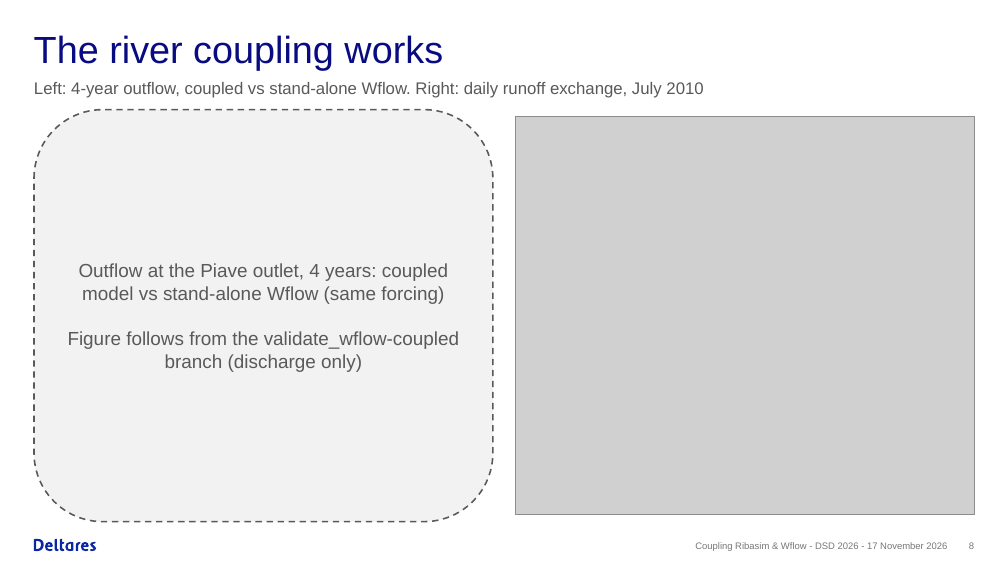
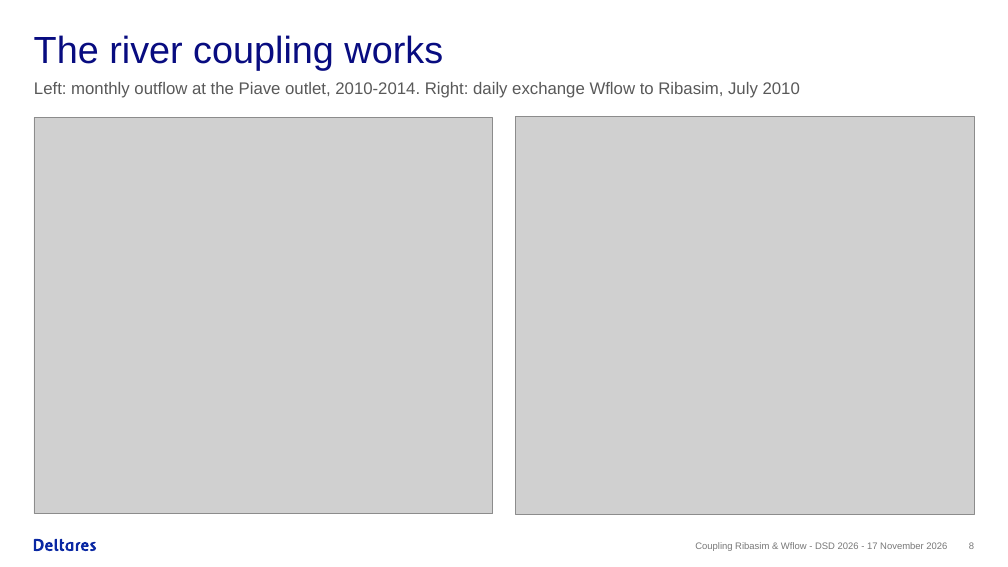
Before and after one commit to Deltares/Ribasim, a slide deck: slide 8 of docs/presentation/wflow-ribasim-online-coupling/wflow_ribasim_coupling_dsd2026.pptx. Drawn at 1008x567 pixels with LibreOffice and Linux fonts; fonts in the diff are those of the drawing; grey boxes stand for pictures. Boxes give left, top, right and bottom in pixels: in the first picture for what was removed or moved away, otherwise in the second. Text is boxed around its words. In the diff, an @@ line names an element or a change of style, - is before the commit and + after.

```diff
--- a/docs/presentation/wflow-ribasim-online-coupling/wflow_ribasim_coupling_dsd2026.pptx
+++ b/docs/presentation/wflow-ribasim-online-coupling/wflow_ribasim_coupling_dsd2026.pptx
@@ text at box(34, 82, 800, 98): text changed @@
-Left: 4-year outflow, coupled vs stand-alone Wflow. Right: daily runoff exchange, July 2010
+Left: monthly outflow at the Piave outlet, 2010-2014. Right: daily exchange Wflow to Ribasim, July 2010
@@ rounded rectangle removed at box(34, 110, 493, 522) @@
-Outflow at the Piave outlet, 4 years: coupled model vs stand-alone Wflow (same forcing)
-Figure follows from the validate_wflow-coupled branch (discharge only)
@@ picture added at box(34, 118, 493, 514) @@
```
Also in this commit, not shown: 3 other slides changed, 26 other files.
